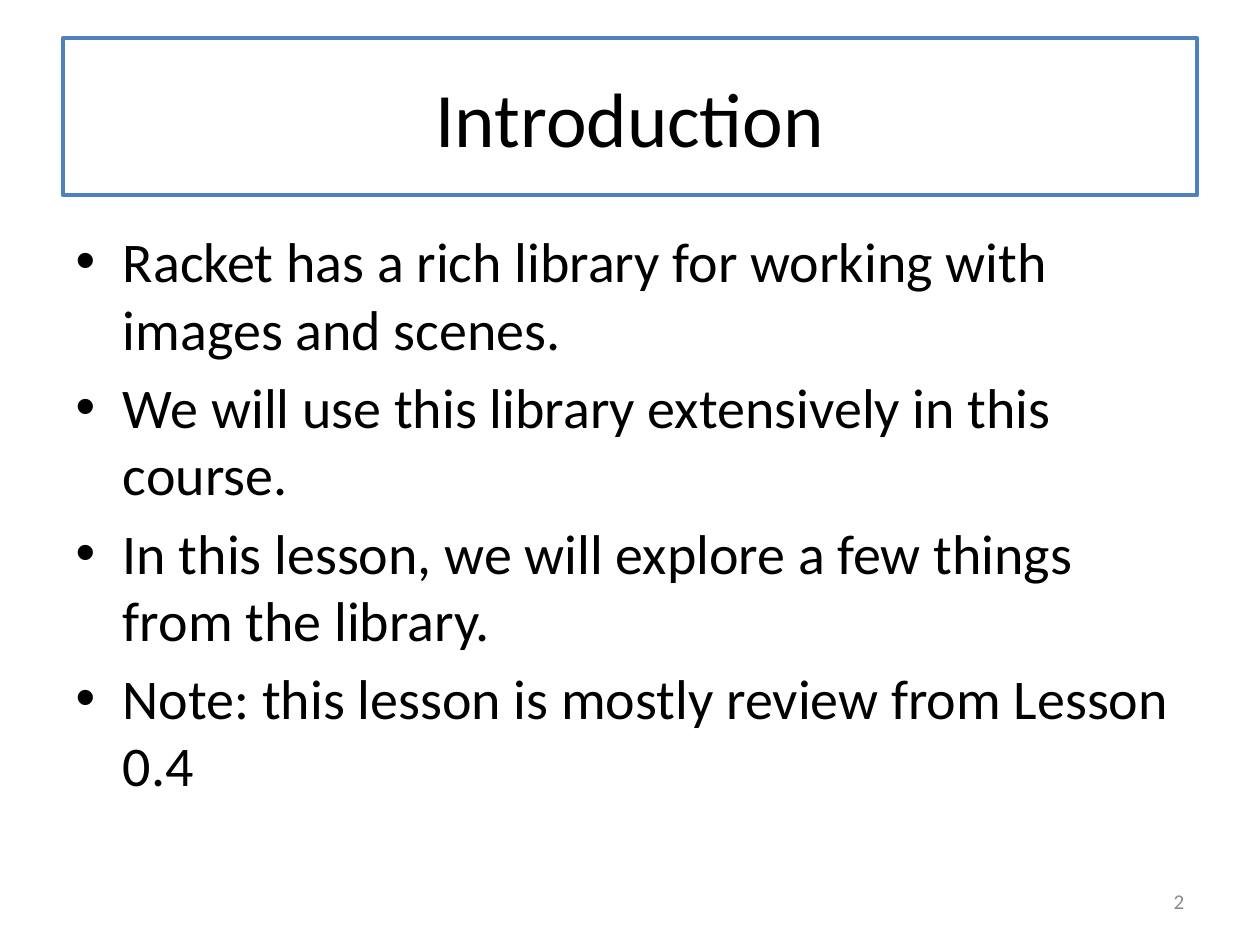
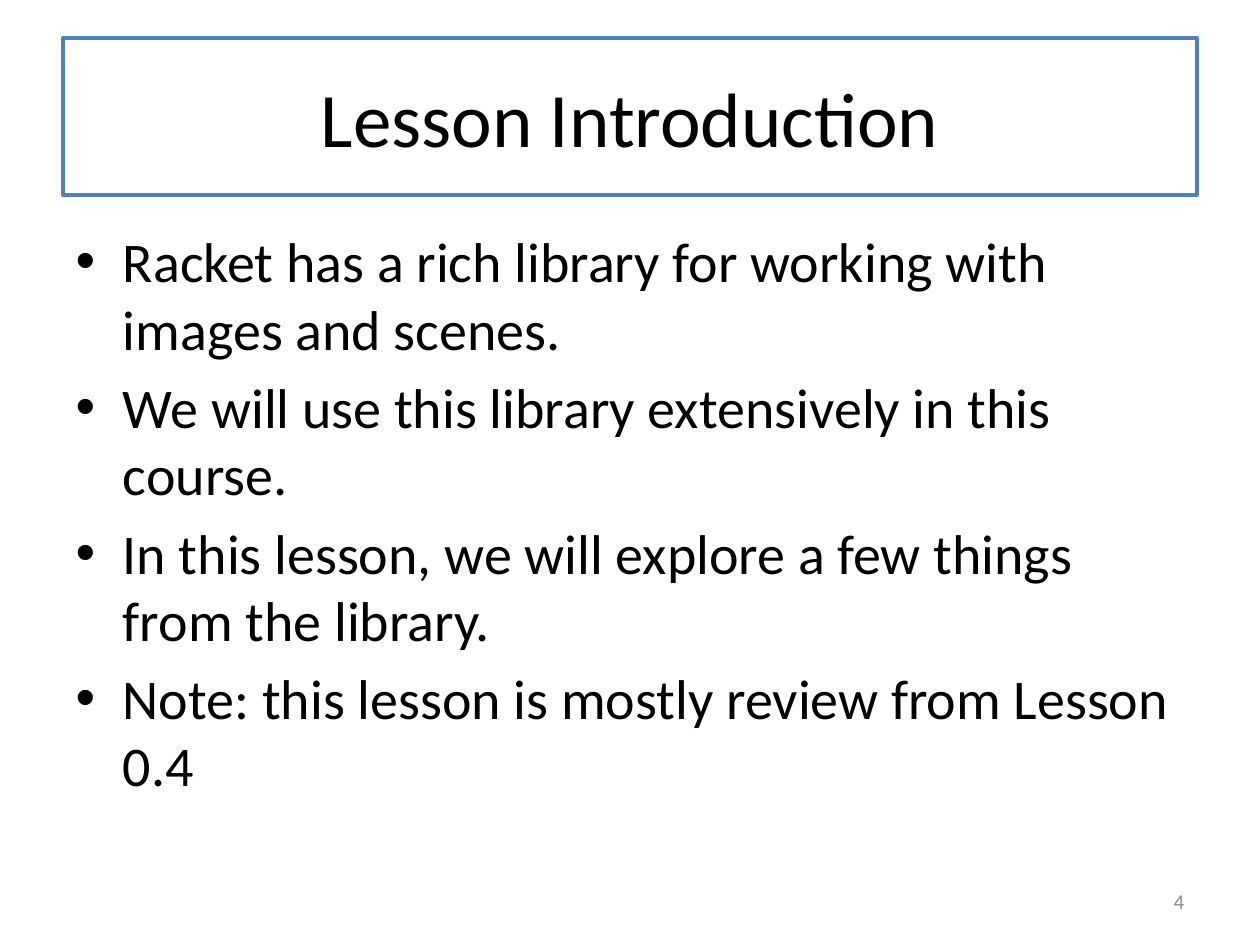
Before and after one commit to mwand/cs5010f17, a slide deck: slide 4 of Slides/Lesson 3.1 Working with images and scenes.pptx (slide 2 before the commit). Drawn at 1260x945 pixels with LibreOffice and Linux fonts; fonts in the diff are those of the drawing. Boxes give left, top, right and bottom in pixels: in the first picture for what was removed or moved away, otherwise in the second. Text is boxed around its words. In the diff, an @@ line names an element or a change of style, - is before the commit and + after.

```diff
--- a/Slides/Lesson 3.1 Working with images and scenes.pptx
+++ b/Slides/Lesson 3.1 Working with images and scenes.pptx
@@ title at [321, 93, 938, 148]: text changed @@
-Introduction
+Lesson Introduction
@@ page number at [1174, 895, 1185, 909]: text changed @@
-2
+4
```
Also in this commit, not shown: 9 other slides changed, 2 slides added, 1 slide removed, 21 other files.
